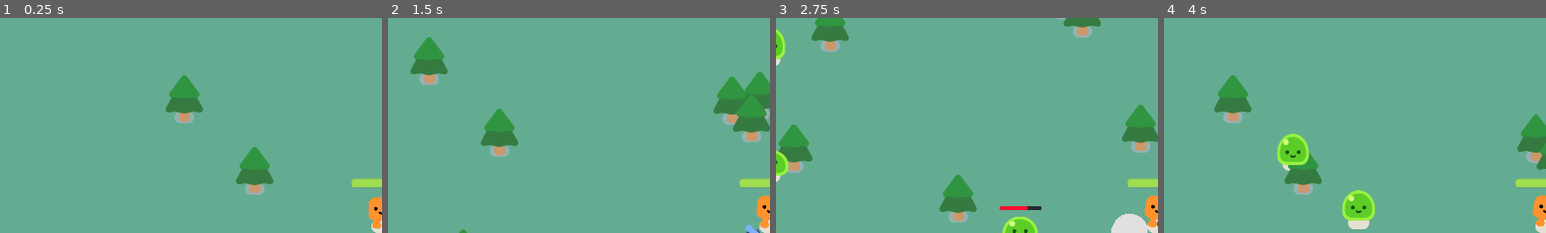
Above: before the commit, frames 1-4 (left to right).
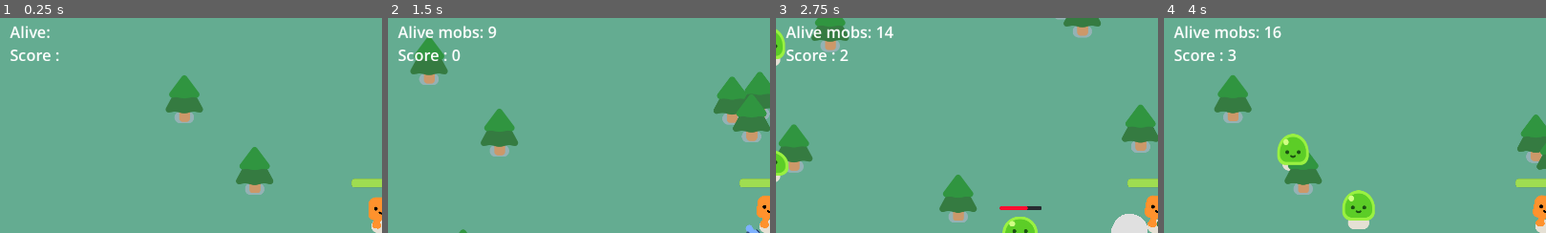
Above: after the commit, the same moments.

Repository: jardelguim/your-first-2d-game-GDQUEST
Game: Godot game, scene res://scenes/game.tscn
The game is run twice, just before and just after one commit, with the same random seed, the same clock (stepped at 60 frames per second) and the same inputs.
Inputs:
- Up to frame 1 (0.25 s): no input
- Up to frame 2 (1.5 s): hold D (move_right) 0.53-1.28 s; hold S (move_down) from 1.28 s (still down)
- Up to frame 3 (2.75 s): release S (move_down) at 2.03 s; hold D (move_right) from 2.03 s (still down)
- Up to frame 4 (4 s): release D (move_right) at 2.78 s; hold W (move_up) 2.78-3.53 s; hold A (move_left) from 3.53 s (still down)
The pictures show only the part of the screen within x 0-50%, y 2-52%; the shares and areas given below are measured in that part.

The runs differ from the first frame. In frame 1, 0.6% of the frame differs, in the area x 2-16%, y 3-20%; in frame 2, 1.0%; in frame 3, 1.0%, in the area x 2-31%, y 3-20%; in frame 4, 1.0%.

Commit message:
hud changes

Diff:
--- a/project.godot
+++ b/project.godot
@@ -122,6 +122,11 @@
 , Object(InputEventJoypadButton,"resource_local_to_scene":false,"resource_name":"","device":-1,"button_index":10,"pressure":0.0,"pressed":false,"script":null)
 ]
 }
+escape={
+"deadzone": 0.2,
+"events": [Object(InputEventKey,"resource_local_to_scene":false,"resource_name":"","device":-1,"window_id":0,"alt_pressed":false,"shift_pressed":false,"ctrl_pressed":false,"meta_pressed":false,"pressed":false,"keycode":0,"physical_keycode":4194305,"key_label":0,"unicode":0,"location":0,"echo":false,"script":null)
+]
+}
 
 [layer_names]
 
--- a/scenes/game.tscn
+++ b/scenes/game.tscn
@@ -2,6 +2,7 @@
 
 [ext_resource type="Script" uid="uid://c2fwgsvjeqesi" path="res://src/game.gd" id="1_lbhrr"]
 [ext_resource type="PackedScene" uid="uid://bls7e03uednrc" path="res://scenes/player.tscn" id="1_uwrxv"]
+[ext_resource type="PackedScene" uid="uid://cuoeh46t7n77m" path="res://scenes/hud.tscn" id="2_lbhrr"]
 [ext_resource type="PackedScene" uid="uid://cd8sor4683qdp" path="res://scenes/tree.tscn" id="2_yqjtg"]
 
 [sub_resource type="Curve2D" id="Curve2D_iywne"]
@@ -94,5 +95,11 @@
 theme_override_font_sizes/font_size = 110
 text = "Game Over :("
 
+[node name="HUDLayer" type="CanvasLayer" parent="." unique_id=1948780793]
+
+[node name="HUD" parent="HUDLayer" unique_id=1756104570 instance=ExtResource("2_lbhrr")]
+
+[connection signal="hudUpdate" from="." to="HUDLayer/HUD" method="_on_game_hud_update"]
+[connection signal="pause" from="." to="HUDLayer/HUD" method="_on_game_pause"]
 [connection signal="health_depleted" from="Player" to="." method="_on_player_health_depleted"]
 [connection signal="timeout" from="Timer" to="." method="_on_timer_timeout"]
--- a/scenes/hud.tscn
+++ b/scenes/hud.tscn
@@ -1,9 +1,124 @@
 [gd_scene format=3 uid="uid://cuoeh46t7n77m"]
 
+[ext_resource type="Script" uid="uid://k6tg6t4wsbrv" path="res://src/hud.gd" id="1_oo0fn"]
+[ext_resource type="StyleBox" uid="uid://cqrb8c8ed17yu" path="res://styles/upgrade_button_style.tres" id="2_5ysmq"]
+[ext_resource type="StyleBox" uid="uid://2un5ryrrt1sn" path="res://styles/button_style.tres" id="3_5ysmq"]
+
+[sub_resource type="StyleBoxFlat" id="StyleBoxFlat_5ysmq"]
+content_margin_left = 0.0
+content_margin_top = 0.0
+content_margin_right = 0.0
+content_margin_bottom = 0.0
+bg_color = Color(0.1, 0.1, 0.1, 0.6)
+border_color = Color(0.8, 0.8, 0.8, 0)
+border_blend = true
+corner_radius_top_left = 3
+corner_radius_top_right = 3
+corner_radius_bottom_right = 3
+corner_radius_bottom_left = 3
+corner_detail = 1
+expand_margin_left = 50.0
+expand_margin_top = 50.0
+expand_margin_right = 50.0
+expand_margin_bottom = 50.0
+
 [node name="HUD" type="Control" unique_id=1756104570]
+process_mode = 3
 layout_mode = 3
 anchors_preset = 15
 anchor_right = 1.0
 anchor_bottom = 1.0
 grow_horizontal = 2
 grow_vertical = 2
+script = ExtResource("1_oo0fn")
+
+[node name="UpgradeContainer" type="HBoxContainer" parent="." unique_id=896232375]
+layout_mode = 1
+anchors_preset = 8
+anchor_left = 0.5
+anchor_top = 0.5
+anchor_right = 0.5
+anchor_bottom = 0.5
+offset_left = -20.0
+offset_top = -20.0
+offset_right = 20.0
+offset_bottom = 20.0
+grow_horizontal = 2
+grow_vertical = 2
+theme_override_constants/separation = 33
+
+[node name="UpgradeButton1" type="Button" parent="UpgradeContainer" unique_id=2142544127]
+layout_mode = 2
+size_flags_horizontal = 4
+theme_override_styles/normal = ExtResource("2_5ysmq")
+text = "Upgrade 1"
+
+[node name="UpgradeButton2" type="Button" parent="UpgradeContainer" unique_id=1194538721]
+layout_mode = 2
+theme_override_styles/normal = ExtResource("2_5ysmq")
+text = "Upgrade 2"
+
+[node name="UpgradeButton3" type="Button" parent="UpgradeContainer" unique_id=514683087]
+layout_mode = 2
+theme_override_styles/normal = ExtResource("2_5ysmq")
+text = "Upgrade 3"
+
+[node name="LabelContainer" type="VBoxContainer" parent="." unique_id=2028767810]
+layout_mode = 0
+offset_left = 25.0
+offset_top = 25.0
+offset_right = 160.0
+offset_bottom = 137.0
+
+[node name="AliveLabel" type="Label" parent="LabelContainer" unique_id=1276474500]
+layout_mode = 2
+theme_override_font_sizes/font_size = 39
+text = "Alive: "
+
+[node name="ScoreLabel" type="Label" parent="LabelContainer" unique_id=565592677]
+layout_mode = 2
+theme_override_font_sizes/font_size = 39
+text = "Score : "
+
+[node name="PauseMarginContainer" type="MarginContainer" parent="." unique_id=569347867]
+layout_mode = 1
+anchors_preset = 8
+anchor_left = 0.5
+anchor_top = 0.5
+anchor_right = 0.5
+anchor_bottom = 0.5
+offset_left = -255.0
+offset_top = -140.5
+offset_right = 255.0
+offset_bottom = 140.5
+grow_horizontal = 2
+grow_vertical = 2
+
+[node name="Panel" type="Panel" parent="PauseMarginContainer" unique_id=423854905]
+layout_mode = 2
+theme_override_styles/panel = SubResource("StyleBoxFlat_5ysmq")
+
+[node name="PauseContainer" type="VBoxContainer" parent="PauseMarginContainer" unique_id=1960574137]
+layout_mode = 2
+theme_override_constants/separation = 52
+
+[node name="Label" type="Label" parent="PauseMarginContainer/PauseContainer" unique_id=2038943052]
+layout_mode = 2
+theme_override_font_sizes/font_size = 37
+text = "Game Paused!"
+horizontal_alignment = 1
+
+[node name="ResumeButton" type="Button" parent="PauseMarginContainer/PauseContainer" unique_id=281128122]
+layout_mode = 2
+theme_override_font_sizes/font_size = 45
+theme_override_styles/normal = ExtResource("3_5ysmq")
+text = "Resume"
+
+[node name="ExitButton" type="Button" parent="PauseMarginContainer/PauseContainer" unique_id=1481980920]
+layout_mode = 2
+theme_override_font_sizes/font_size = 45
+theme_override_styles/normal = ExtResource("3_5ysmq")
+text = "Exit"
+
+[connection signal="pressed" from="PauseMarginContainer/PauseContainer/ResumeButton" to="." method="_on_resume_button_pressed"]
+[connection signal="pressed" from="PauseMarginContainer/PauseContainer/ExitButton" to="." method="_on_exit_button_pressed"]
--- a/src/bullet.gd
+++ b/src/bullet.gd
@@ -14,8 +14,6 @@
 		queue_free()
 
 func _on_body_entered(body): # Triggers on collision with another(any) body
-	print("Bullet hit!")
-	print(body.name)
 	queue_free()
 	var impact = preload("res://pack/pistol/impact/impact.tscn").instantiate()
 	impact.global_position = global_position
--- a/src/game.gd
+++ b/src/game.gd
@@ -1,16 +1,37 @@
 extends Node2D
 
+var score : int = 0
+var aliveMobs
+signal hudUpdate
+signal pause
+
+func _ready() -> void:
+	pass
+
+func _process(delta: float) -> void:
+	if Input.is_action_just_pressed("escape"):
+		emit_signal("pause")
+		get_tree().paused = true
 
 func spawn_mob():
 	var new_mob = preload("res://scenes/mob.tscn").instantiate()
 	%PathFollow2D.progress_ratio = randf()
 	new_mob.global_position = %PathFollow2D.global_position
-	print("Mob spawned at: " + str(new_mob.global_position))
+	new_mob.enemyDeath.connect(_enemy_death)
+	# print("Mob spawned at: " + str(new_mob.global_position))
 	add_child(new_mob)
 
 func _on_timer_timeout() -> void:
+	aliveMobs = get_child_count()
+	emit_signal("hudUpdate" , score , aliveMobs)
 	spawn_mob()
+	print(aliveMobs)
 
 func _on_player_health_depleted() -> void:
 	%GameOver.visible = true
 	get_tree().paused = true
+
+func _enemy_death(mobPos):
+	print(mobPos)
+	score += 1
+	emit_signal("hudUpdate" , score , aliveMobs)
--- /dev/null
+++ b/src/hud.gd
@@ -0,0 +1,21 @@
+extends Control
+
+@onready var main = get_node("/root/Game")
+
+func _ready() -> void:
+	$UpgradeContainer.hide()
+	$PauseMarginContainer.hide()
+
+func _on_game_hud_update(score , aliveMobs) -> void:
+	$LabelContainer/ScoreLabel.text = "Score : " + str(score)
+	$LabelContainer/AliveLabel.text = "Alive mobs: " + str(aliveMobs)
+
+func _on_game_pause() -> void:
+	$PauseMarginContainer.show()
+
+func _on_exit_button_pressed() -> void:
+	get_tree().quit()
+
+func _on_resume_button_pressed() -> void:
+	get_tree().paused = false
+	$PauseMarginContainer.hide()
--- a/src/mob.gd
+++ b/src/mob.gd
@@ -1,6 +1,7 @@
 extends CharacterBody2D
 
 var health = 3
+signal enemyDeath
 
 # Gets the player node at the start of the game
 @onready var player = get_node("/root/Game/Player")
@@ -22,6 +23,7 @@
 
 	if health == 0:
 		queue_free()
+		emit_signal("enemyDeath" , global_position)
 		const SMOKE_EXPLOSION = preload("uid://dhmhmrth6rdce")
 		var smoke = SMOKE_EXPLOSION.instantiate()
 		get_parent().add_child(smoke)
--- /dev/null
+++ b/styles/upgrade_button_style.tres
@@ -0,0 +1,7 @@
+[gd_resource type="StyleBoxFlat" format=3 uid="uid://cqrb8c8ed17yu"]
+
+[resource]
+border_width_left = 50
+border_width_top = 150
+border_width_right = 50
+border_width_bottom = 150
Not shown, added: src/hud.gd.uid
